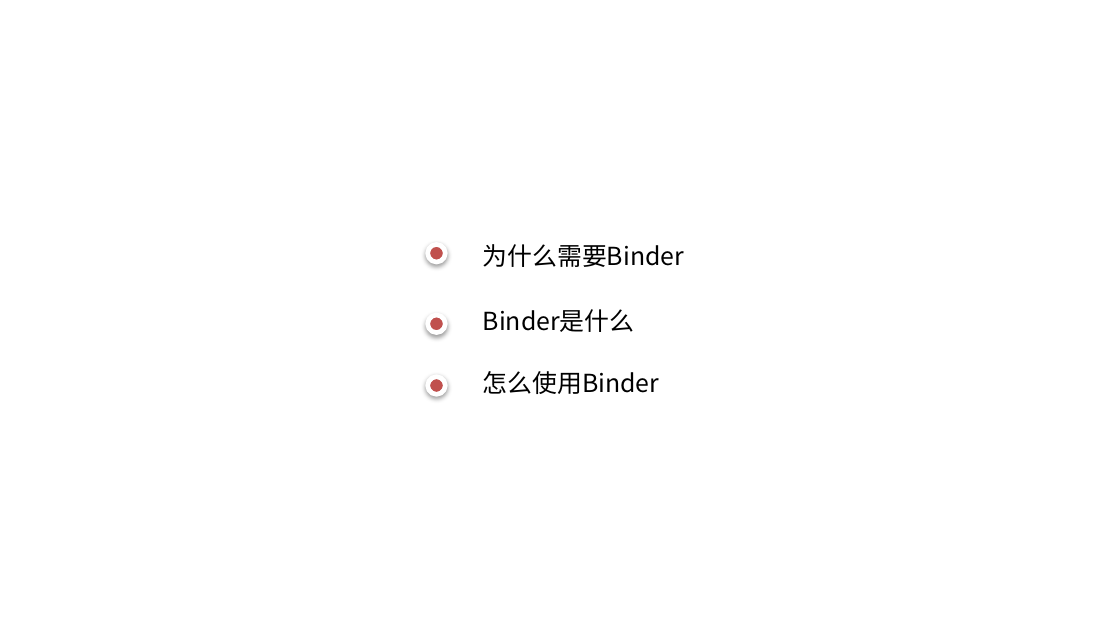
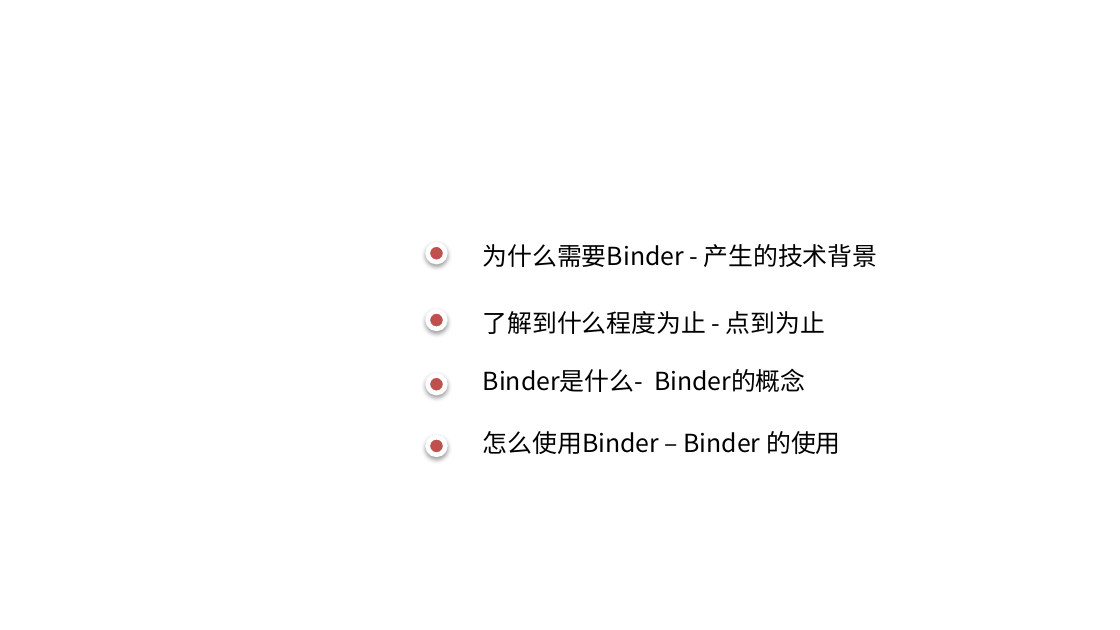
Before and after one commit to forsail/Study, a slide deck: slide 2 of notes/binder/binder简介.pptx. Drawn at 1120x630 pixels with LibreOffice and Linux fonts; fonts in the diff are those of the drawing; background and template pictures are left out. Boxes give left, top, right and bottom in pixels: in the first picture for what was removed or moved away, otherwise in the second. Text is boxed around its words. In the diff, an @@ line names an element or a change of style, - is before the commit and + after.

Commit message:
[binder] 完成why和what部分

```diff
--- a/notes/binder/binder简介.pptx
+++ b/notes/binder/binder简介.pptx
@@ text at (x1=483, y1=244, x2=878, y2=267): text changed @@
-为什么需要Binder
+为什么需要Binder - 产生的技术背景
@@ ellipse added at (x1=428, y1=311, x2=446, y2=329), fill #C0504D, outline #FFFFFF 3 pt @@
@@ text added at (x1=483, y1=311, x2=825, y2=334), 16 pt, text #000000 @@
+了解到什么程度为止 - 点到为止
@@ ellipse moved from (x1=428, y1=315, x2=446, y2=333) to (x1=428, y1=375, x2=446, y2=393) @@
@@ text at (x1=483, y1=369, x2=806, y2=392): text changed @@
-Binder是什么
+Binder是什么- Binder的概念
@@ ellipse moved from (x1=428, y1=376, x2=446, y2=394) to (x1=428, y1=437, x2=446, y2=455) @@
@@ text at (x1=483, y1=431, x2=840, y2=454): text changed @@
-怎么使用Binder
+怎么使用Binder – Binder 的使用
```
Also in this commit, not shown: 4 other slides changed, 9 slides added.
